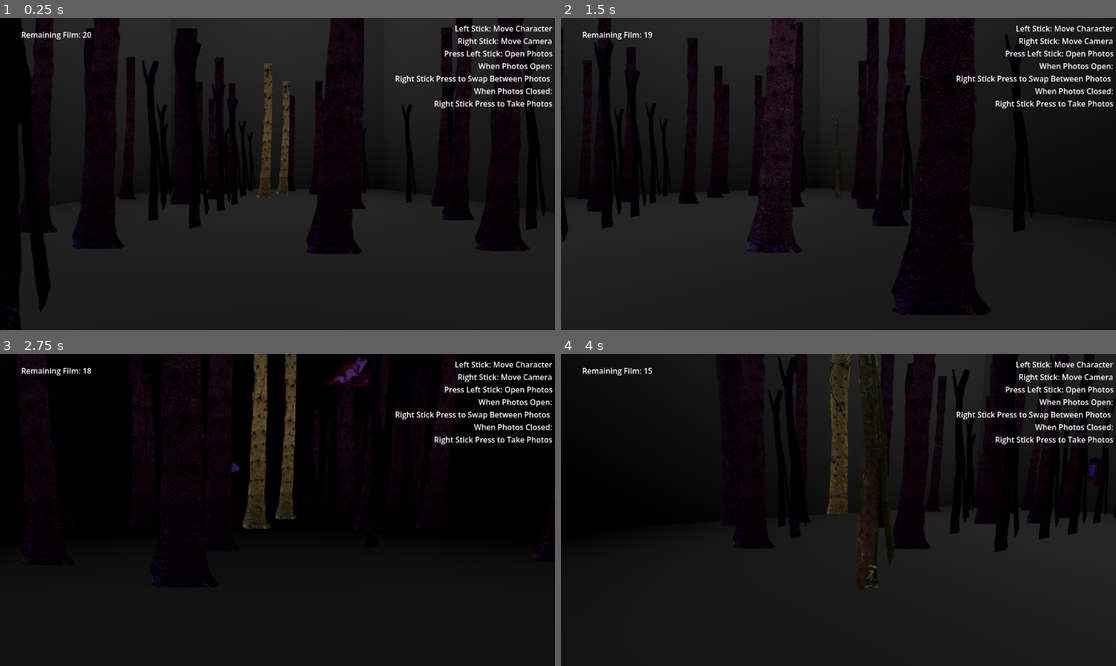
Above: before the commit, frames 1-4 (two rows, left to right).
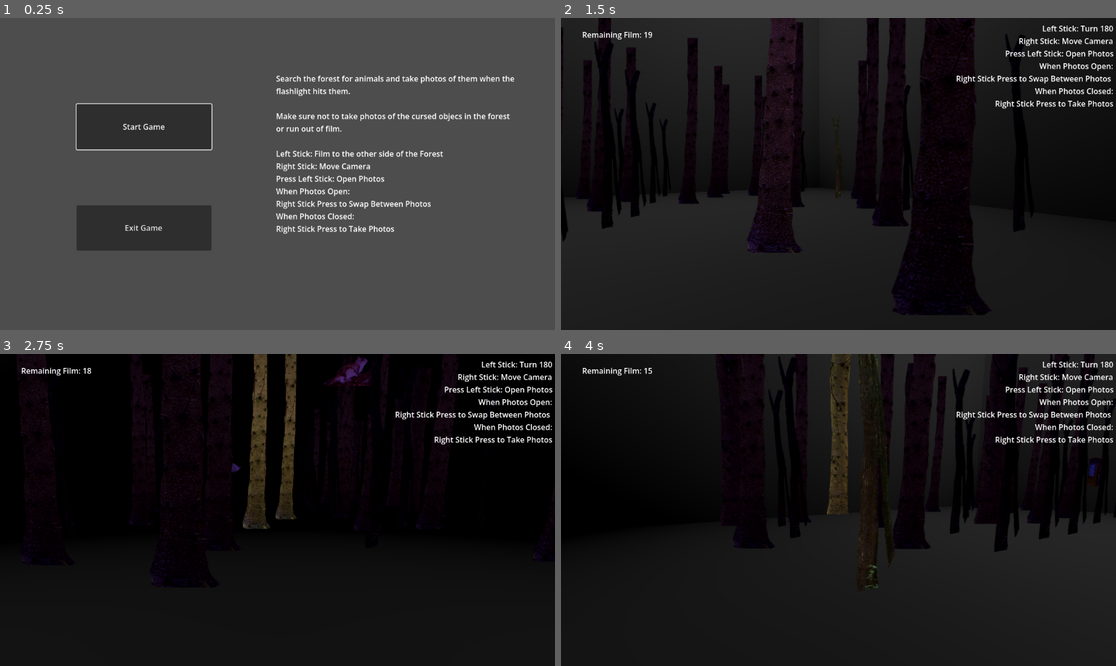
Above: after the commit, the same moments.

Repository: torchick20-ui/Roll-Your-Fate-F26
Game: Godot game, scene res://Scenes/Main Menu.tscn
Two runs of this game, one before a commit and one after it. Both use one fixed random seed, a clock stepped at 60 frames per second and the inputs below. Before the commit the project starts from res://Scenes/Forest.tscn.
Inputs (mouse positions are in pixels of both pictures, inside the frame that each line leads up to):
- Up to frame 1 (0.25 s): no input
- Up to frame 2 (1.5 s): click (705, 127) at 0.5 s, where only the run after the commit has a clickable "Start Game"; tap Enter at 1.25 s; hold D (Walk Right) from 1.28 s (still down); tap Space (Take Photo) at 1.35 s
- Up to frame 3 (2.75 s): release D (Walk Right) at 2.03 s; hold S (Walk Back) from 2.03 s (still down); tap Down (Look Down) at 2.1 s; tap Space (Take Photo) at 2.3 s
- Up to frame 4 (4 s): tap Space (Take Photo) at 2.75, 3.05, 3.8 s; release S (Walk Back) at 2.78 s; hold D (Walk Right) 2.78-3.53 s; hold Left (Look Left) 2.78-3.53 s; hold W (Walk Forward) from 3.53 s (still down); tap Right (Look Right) at 3.6 s

The runs differ from the first frame. In frame 1, 96% of the frame differs, in the area x 0-100%, y 0-100%; in frame 2, 0.2%; in frame 3, 0.2%; in frame 4, 0.2%.

Commit message:
photos work now

Diff:
--- /dev/null
+++ b/Godot/new-game-project/Scenes/door scene.tscn
@@ -0,0 +1,10 @@
+[gd_scene format=3 uid="uid://bvovd3md28kjw"]
+
+[ext_resource type="Texture2D" uid="uid://32873i7pnylu" path="res://Images/Door.png" id="1_6koes"]
+
+[node name="Node2D" type="Node2D" unique_id=1425327848]
+
+[node name="Sprite2D" type="Sprite2D" parent="." unique_id=96648532]
+position = Vector2(585, 328)
+scale = Vector2(0.32, 0.32)
+texture = ExtResource("1_6koes")
--- a/Godot/new-game-project/Scenes/player_controller.tscn
+++ b/Godot/new-game-project/Scenes/player_controller.tscn
@@ -146,7 +146,7 @@
 offset_top = 2.8719993
 offset_right = -0.39208984
 offset_bottom = -0.21601868
-text = "Left Stick: Move Character
+text = "Left Stick: Turn 180
 Right Stick: Move Camera
 Press Left Stick: Open Photos
 When Photos Open:
--- a/Godot/new-game-project/Script/player_character.gd
+++ b/Godot/new-game-project/Script/player_character.gd
@@ -11,6 +11,7 @@
 @onready var reel = $Label
 @onready var album = $TextureRect
 #const JUMP_VELOCITY = 4.5
+var picturesTaken = {"Owl" : false, "Raccoon" : false, "Squirrel" : false, "Hawk" : false, "Opossum" : false}
 var film: int
 var photos: Array
 var open_album: bool
@@ -119,6 +120,7 @@
 	if Input.is_action_just_pressed("Take Photo"):
 		print("Photo taken")
 		var hits = area_hit.collision_result
+		var screenshot = get_viewport().get_texture().get_image()#.get_region(screen_region)
 		if hits.size()<=0:
 			print ("Nothing found")
 		else:
@@ -130,11 +132,19 @@
 				#var result = space_state.intersect_ray(query)
 				#if result.get_collider().get_parent().get_script().get_global_name() == :
 				if i.collider.get_parent().has_method("entity") and i.collider.get_parent().entityName != "Tree":
+					var temp = i.collider.get_parent().entityName
 					print(i.collider.get_parent().entityName)
+					if temp in picturesTaken:
+						picturesTaken[temp] = true
+					elif temp == "Cup":
+						film -= 5
+					elif temp == "Door":
+						get_tree().change_scene_to_file("res://Scenes/door scene.tscn")
+					elif temp == "Vending Machine":
+						screenshot = preload("res://Images/VendingMachine.png")
 				#print(i.collider_id)
 
 		#var screen_region := Rect2i(get_viewport().siz, size)
-		var screenshot = get_viewport().get_texture().get_image()#.get_region(screen_region)
 		photos.push_back(screenshot)
 		film-=1
 		reel.set_text("Remaining Film: "+str(film))
--- a/Godot/new-game-project/project.godot
+++ b/Godot/new-game-project/project.godot
@@ -11,7 +11,7 @@
 [application]
 
 config/name="Roll Your Fate (Fall 26)"
-run/main_scene="uid://c5aa6gsqktki"
+run/main_scene="uid://dfrw67jn5kxk7"
 config/features=PackedStringArray("4.7", "GL Compatibility")
 config/icon="res://Images/icon.svg"
 
Not shown, changed: Godot/new-game-project/Images/icon.svg.import
Not shown, changed: Godot/new-game-project/images/Cup.png.import
Not shown, changed: Godot/new-game-project/images/Door.png.import
Not shown, changed: Godot/new-game-project/images/FlyingSquirrel.png.import
Not shown, changed: Godot/new-game-project/images/NightHawk.png.import
Not shown, changed: Godot/new-game-project/images/Opossum.png.import
Not shown, changed: Godot/new-game-project/images/Owl.png.import
Not shown, changed: Godot/new-game-project/images/Raccoon.png.import
Not shown, changed: Godot/new-game-project/images/Tree1.png.import
Not shown, changed: Godot/new-game-project/images/Tree2.png.import
Not shown, changed: Godot/new-game-project/images/Tree3.png.import
Not shown, changed: Godot/new-game-project/images/VendingMachine.png.import
